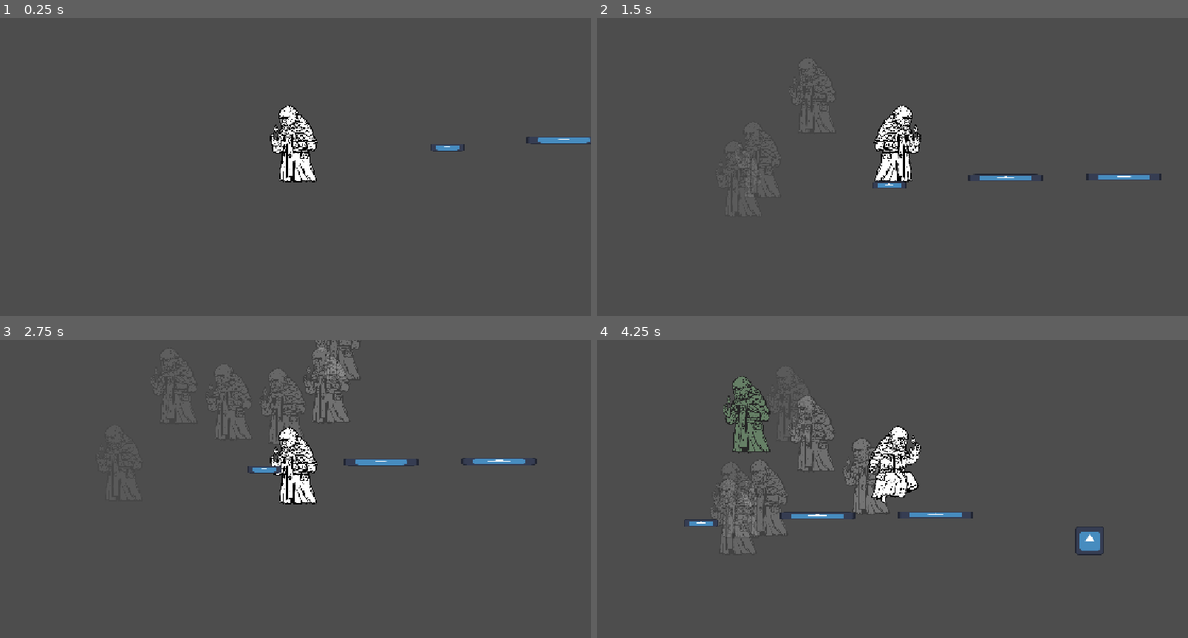
Above: before the commit, frames 1-4 (two rows, left to right).
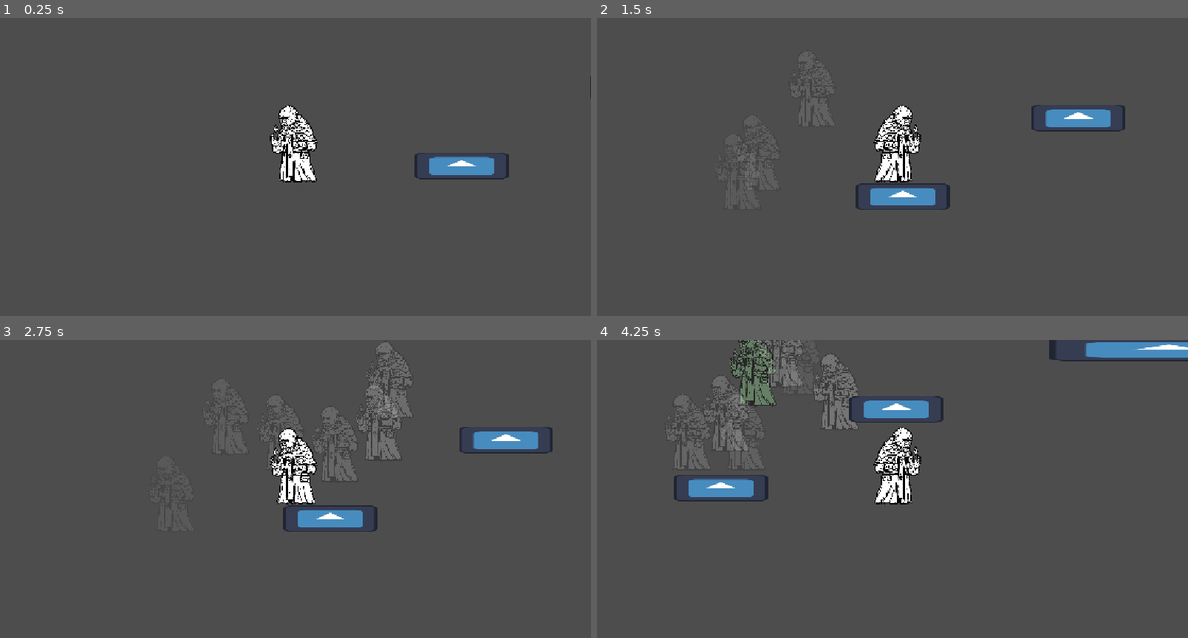
Above: after the commit, the same moments.

Repository: gostke/timeverns
Game: Godot game, scene res://levels/test_level.tscn
The game is run twice, just before and just after one commit, with the same random seed, the same clock (stepped at 60 frames per second) and the same inputs. The engine's default icon, where the game draws it, is replaced by a stand-in: a white triangle on a blue panel in a dark square.
Inputs:
- Up to frame 1 (0.25 s): no input
- Up to frame 2 (1.5 s): tap Enter at 0.5 s; hold D (right) from 0.53 s (still down); tap W (up) at 0.6, 0.77, 1.07 s; tap 1 (clone) at 1.35 s
- Up to frame 3 (2.75 s): tap W (up) at 1.52, 1.55, 1.82, 2.3 s; release D (right) at 2.03 s; hold A (left) from 2.03 s (still down); tap Q (drop) at 2.1 s
- Up to frame 4 (4.25 s): release A (left) at 2.78 s; hold D (right) from 2.78 s (still down); tap E (use) at 2.85 s; tap W (up) at 3.02, 3.05, 3.32, 3.6, 3.77, 4.07 s

The runs differ from the first frame. In frame 1, 1.2% of the frame differs, in the area x 70-100%, y 19-55%; in frame 2, 2.6%; in frame 3, 6.8%; in frame 4, 11%, in the area x 13-100%, y 0-73%.

Commit message:
pressure plate started

Diff:
--- a/levels/door.tscn
+++ b/levels/door.tscn
@@ -6,7 +6,6 @@
 visibility_layer = 2
 collision_mask = 2
 script = ExtResource("1_xc1x7")
-next_level_id = null
 
 [node name="Sprite2D" type="Sprite2D" parent="."]
 
--- a/levels/level_1.tscn
+++ b/levels/level_1.tscn
@@ -8,10 +8,10 @@
 [sub_resource type="WorldBoundaryShape2D" id="WorldBoundaryShape2D_vn7o3"]
 
 [sub_resource type="RectangleShape2D" id="RectangleShape2D_kx6l7"]
-size = Vector2(21.590908, 3.9772453)
+size = Vector2(62.49999, 19.318165)
 
 [sub_resource type="RectangleShape2D" id="RectangleShape2D_bt44k"]
-size = Vector2(51.136368, 3.9772768)
+size = Vector2(162.49995, 12.499988)
 
 [sub_resource type="RectangleShape2D" id="RectangleShape2D_n46q3"]
 size = Vector2(50.56817, 3.9772727)
@@ -45,32 +45,47 @@
 position = Vector2(261, 610)
 
 [node name="Sprite2D" type="Sprite2D" parent="Environment/MapTiles/StaticBody2D" index="0"]
-position = Vector2(0, -1.3959893)
-scale = Vector2(0.32456505, 0.068687685)
+position = Vector2(231.38608, -75.10401)
+scale = Vector2(0.89665747, 0.2578126)
 texture = ExtResource("3_bt44k")
 
 [node name="CollisionShape2D" type="CollisionShape2D" parent="Environment/MapTiles/StaticBody2D" index="1"]
 visibility_layer = 2
-position = Vector2(0, -1.5)
+position = Vector2(231.38608, -75.604004)
 scale = Vector2(1.7600002, 1.7600002)
 shape = SubResource("RectangleShape2D_kx6l7")
 
-[node name="StaticBody2D2" type="StaticBody2D" parent="Environment/MapTiles" index="1"]
+[node name="StaticBody2D4" type="StaticBody2D" parent="Environment/MapTiles" index="1"]
+position = Vector2(47, 706)
+
+[node name="Sprite2D" type="Sprite2D" parent="Environment/MapTiles/StaticBody2D4" index="0"]
+position = Vector2(231.38608, -75.10401)
+scale = Vector2(0.89665747, 0.2578126)
+texture = ExtResource("3_bt44k")
+
+[node name="CollisionShape2D" type="CollisionShape2D" parent="Environment/MapTiles/StaticBody2D4" index="1"]
+visibility_layer = 2
+position = Vector2(231.38608, -75.604004)
+scale = Vector2(1.7600002, 1.7600002)
+shape = SubResource("RectangleShape2D_kx6l7")
+
+[node name="StaticBody2D2" type="StaticBody2D" parent="Environment/MapTiles" index="2"]
 position = Vector2(378, 601)
 
 [node name="Sprite2D" type="Sprite2D" parent="Environment/MapTiles/StaticBody2D2" index="0"]
-position = Vector2(25.113914, -1.3959893)
-scale = Vector2(0.71696997, 0.068687685)
+position = Vector2(446.38605, -138.80202)
+scale = Vector2(2.2968755, 0.22184369)
 texture = ExtResource("3_bt44k")
 
 [node name="CollisionShape2D" type="CollisionShape2D" parent="Environment/MapTiles/StaticBody2D2" index="1"]
 visibility_layer = 2
-position = Vector2(25, -1.5)
+position = Vector2(448.38608, -139.604)
 scale = Vector2(1.7600002, 1.7600002)
 shape = SubResource("RectangleShape2D_bt44k")
 
-[node name="StaticBody2D3" type="StaticBody2D" parent="Environment/MapTiles" index="2"]
-position = Vector2(522, 600)
+[node name="StaticBody2D3" type="StaticBody2D" parent="Environment/MapTiles" index="3"]
+position = Vector2(1202, 465.00003)
+scale = Vector2(3.5276904, 3.5276904)
 
 [node name="Sprite2D" type="Sprite2D" parent="Environment/MapTiles/StaticBody2D3" index="0"]
 position = Vector2(25.113914, -1.3959893)
@@ -88,12 +103,13 @@
 next_level_id = 2
 
 [node name="Sprite2D" parent="Environment/Door" index="0"]
-position = Vector2(-57, -32.000008)
-scale = Vector2(0.27343774, 0.27343774)
+position = Vector2(1149.8767, -69.20142)
+scale = Vector2(1.1855743, 1.0437279)
 texture = ExtResource("3_bt44k")
 
 [node name="CollisionShape2D" parent="Environment/Door" index="1"]
-position = Vector2(-57, -32)
+position = Vector2(1149.8768, -69.201416)
+scale = Vector2(4.33581, 3.817059)
 shape = SubResource("RectangleShape2D_btoec")
 
 [editable path="Environment/Door"]
--- a/levels/level_2.tscn
+++ b/levels/level_2.tscn
@@ -19,10 +19,15 @@
 [node name="Level2" instance=ExtResource("1_0srwa")]
 position = Vector2(-52, 19)
 
-[node name="Entities" parent="." index="0"]
+[node name="Human" parent="." index="0" instance=ExtResource("2_v5uil")]
+position = Vector2(163, 606)
+
+[node name="Camera2D" type="Camera2D" parent="Human" index="3"]
+
+[node name="Entities" parent="." index="1"]
 position = Vector2(51, -22)
 
-[node name="WorldFloor" type="StaticBody2D" parent="." index="1"]
+[node name="WorldFloor" type="StaticBody2D" parent="." index="2"]
 position = Vector2(51, -21)
 
 [node name="CollisionShape2D" type="CollisionShape2D" parent="WorldFloor" index="0"]
@@ -31,13 +36,6 @@
 shape = SubResource("WorldBoundaryShape2D_vn7o3")
 
 [node name="Sprite2D" type="Sprite2D" parent="WorldFloor" index="1"]
-
-[node name="Human" parent="." index="2" instance=ExtResource("2_v5uil")]
-position = Vector2(90, 610)
-is_player = true
-
-[node name="Camera2D" type="Camera2D" parent="Human" index="3"]
-zoom = Vector2(1.6, 1.6)
 
 [node name="Environment" type="Node2D" parent="." index="3"]
 position = Vector2(51, -20)
--- /dev/null
+++ b/levels/pressure_plate.tscn
@@ -0,0 +1,16 @@
+[gd_scene load_steps=2 format=3 uid="uid://cbro1fup3i8uv"]
+
+[ext_resource type="Texture2D" uid="uid://bqxn11rl4ljcr" path="res://icon.svg" id="1_xaqss"]
+
+[node name="PressurePlate" type="StaticBody2D"]
+
+[node name="Sprite2D2" type="Sprite2D" parent="."]
+position = Vector2(0, -2.7500029)
+scale = Vector2(0.89665747, 0.2304688)
+texture = ExtResource("1_xaqss")
+
+[node name="CollisionPolygon2D" type="CollisionPolygon2D" parent="."]
+polygon = PackedVector2Array(-54, 12, -21, -17, 25, -17, 55, 12)
+
+[node name="RayCast2D" type="RayCast2D" parent="."]
+target_position = Vector2(0, -74)
